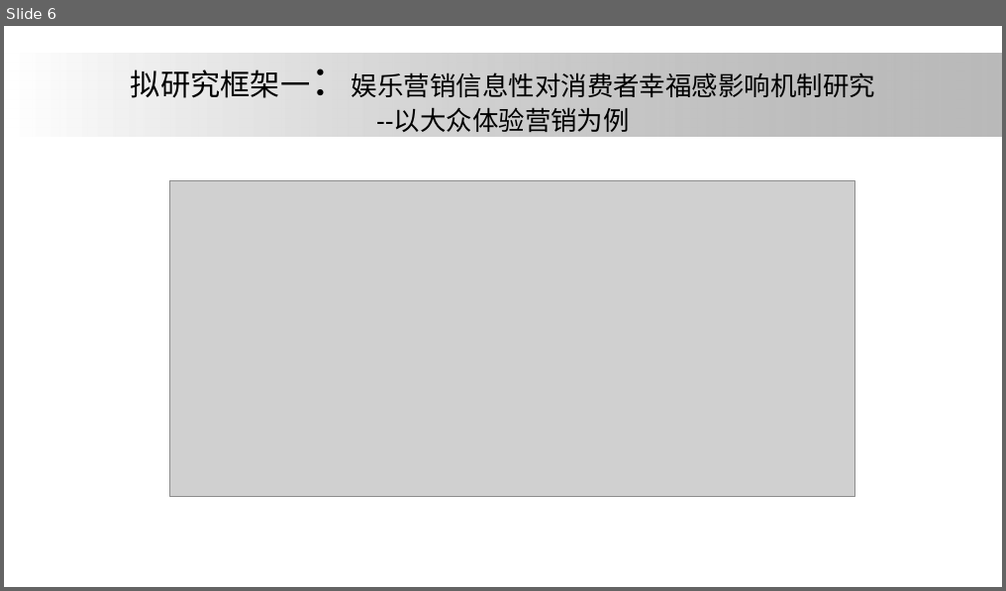
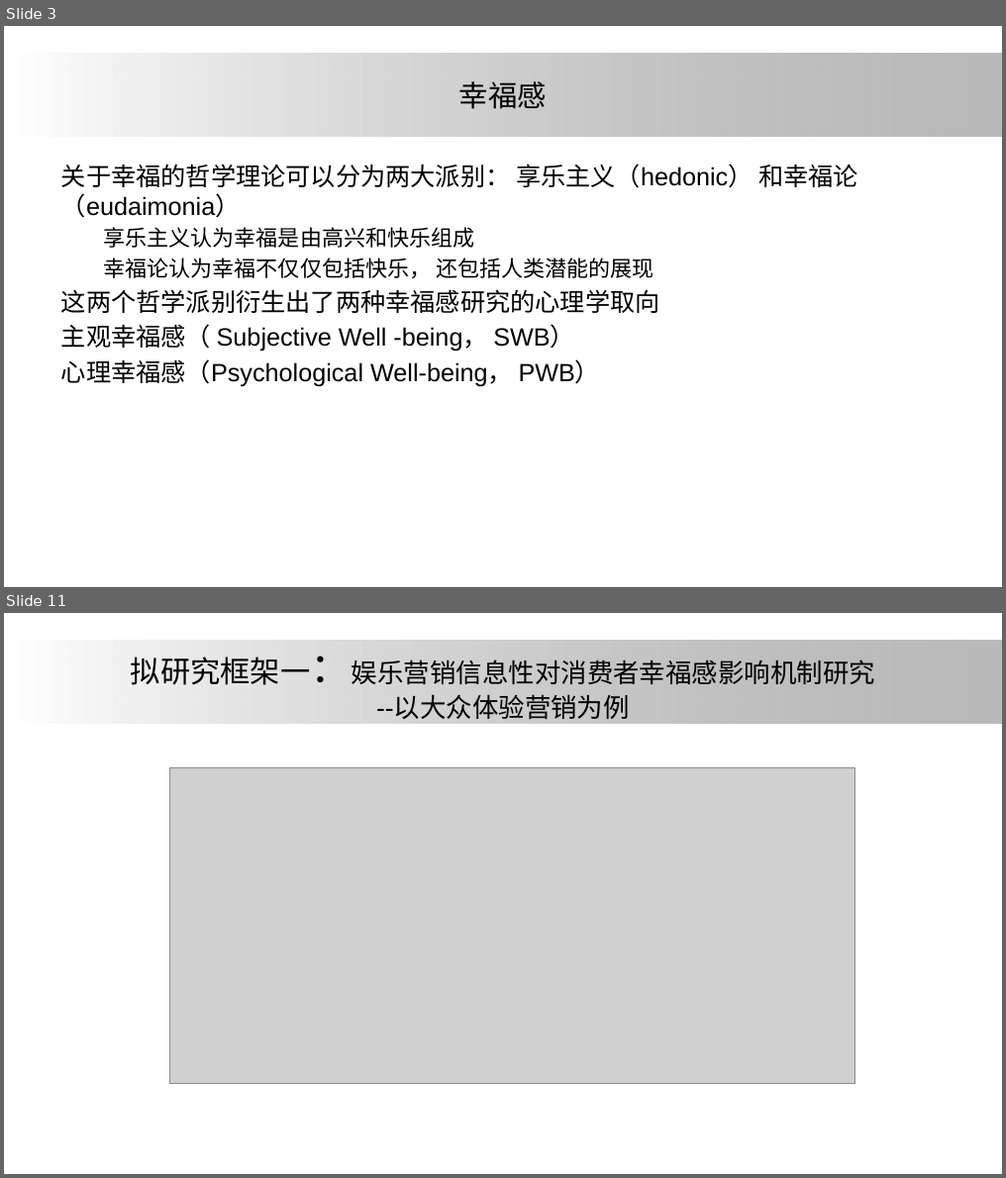
Before and after one commit to ElsaLuo/-, a slide deck: 我的坚果云/研究生搞学术/大论文/论文汇报/one.pptx. Shown one above the other, each under a label of ours: slide 6 before the commit, slides 3 and 11 after it; the slides between them are not shown. The pictures are 1006x591 and 1006x1178 pixels, drawn with LibreOffice and Linux fonts; fonts in the diff are those of the drawing; grey boxes stand for pictures; background and template pictures are left out. Boxes give left, top, right and bottom in pixels: in the first picture for what was removed or moved away, otherwise in the second. Text is boxed around its words. In the diff, an @@ line names an element or a change of style, - is before the commit and + after.

```diff
--- a/我的坚果云/研究生搞学术/大论文/论文汇报/one.pptx
+++ b/我的坚果云/研究生搞学术/大论文/论文汇报/one.pptx
@@ slide 3 added at [4, 26, 1002, 587], background #FFFFFF; not listed: 1 template element that a slide beside it also shows @@
@@ title added at [459, 81, 547, 109], 28 pt, text #000000 @@
+幸福感
@@ text added at [61, 164, 858, 387], 24 pt, text #000000 @@
+关于幸福的哲学理论可以分为两大派别： 享乐主义（hedonic） 和幸福论（eudaimonia）
+  享乐主义认为幸福是由高兴和快乐组成
+  幸福论认为幸福不仅仅包括快乐， 还包括人类潜能的展现
+这两个哲学派别衍生出了两种幸福感研究的心理学取向
+主观幸福感（ Subjective Well -being， SWB）
+心理幸福感（Psychological Well-being， PWB）
@@ what was slide 6 is now slide 11 @@
```
Also in this commit, not shown: 2 slides changed, 7 other slides added, 3 slides removed.
